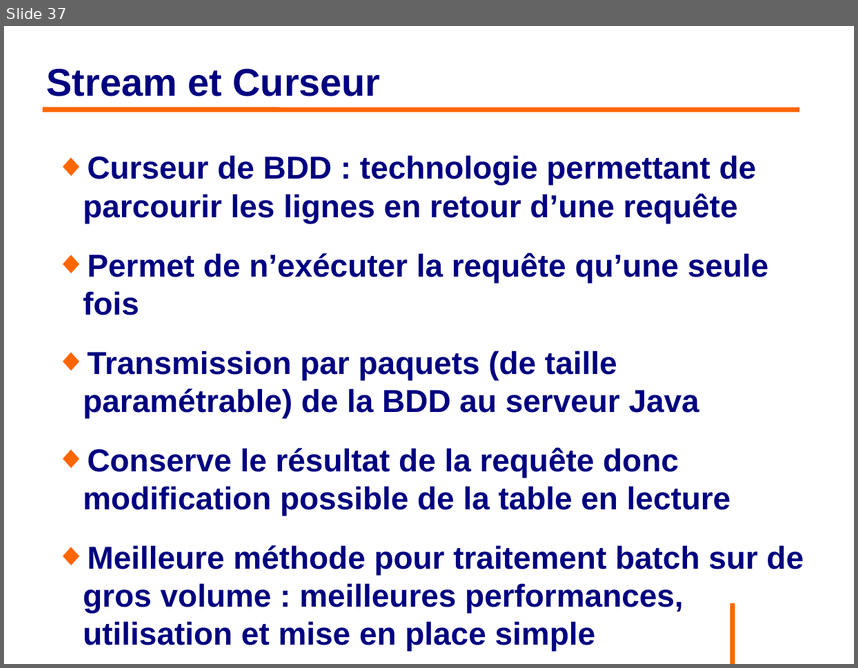
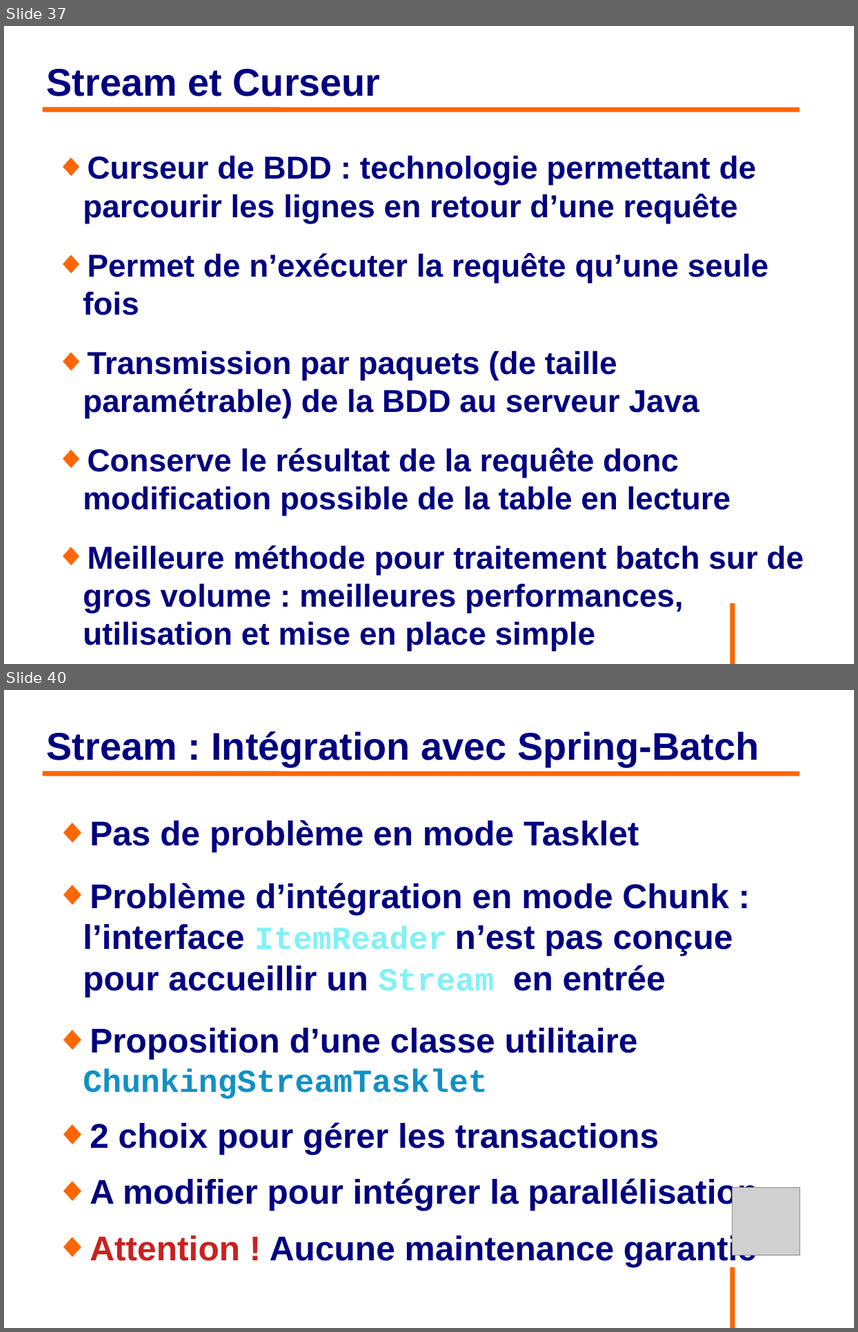
Before and after one commit to philphils/formation-hibernate-avancee, a slide deck: Documentation/diapo_formation_hibernate_avancee.odp. Shown one above the other, each under a label of ours: slide 37 before the commit, slides 37 and 40 after it; the slides between them are not shown. The pictures are 858x668 and 858x1332 pixels, drawn with LibreOffice and Linux fonts; fonts in the diff are those of the drawing; grey boxes stand for pictures; background and template pictures are left out. Boxes give left, top, right and bottom in pixels: in the first picture for what was removed or moved away, otherwise in the second. Text is boxed around its words. In the diff, an @@ line names an element or a change of style, - is before the commit and + after.

Commit message:
Ajout diapo Stream et Spring-Batch

```diff
--- a/Documentation/diapo_formation_hibernate_avancee.odp
+++ b/Documentation/diapo_formation_hibernate_avancee.odp
@@ slide 40 added at box(4, 690, 854, 1328), background #FFFFFF; not listed: 1 template element that a slide beside it also shows @@
@@ title added at box(47, 731, 759, 767), 36 pt, text #000080, bold @@
+Stream : Intégration avec Spring-Batch
@@ line added from (43, 773) to (800, 773), #FF6600 4.54 pt @@
@@ text added at box(83, 820, 758, 1210), 32 pt, text #000080, bold @@
+◆ Pas de problème en mode Tasklet
+◆ Problème d’intégration en mode Chunk : l’interface ItemReader n’est pas conçue pour accueillir un Stream en entrée
+◆ Proposition d’une classe utilitaire ChunkingStreamTasklet
+◆ 2 choix pour gérer les transactions
+◆ A modifier pour intégrer la parallélisation
+◆ Attention ! Aucune maintenance garantie
@@ picture added at box(733, 1187, 800, 1254) @@
```
Also in this commit, not shown: 1 slide changed, 1 other slide added.
